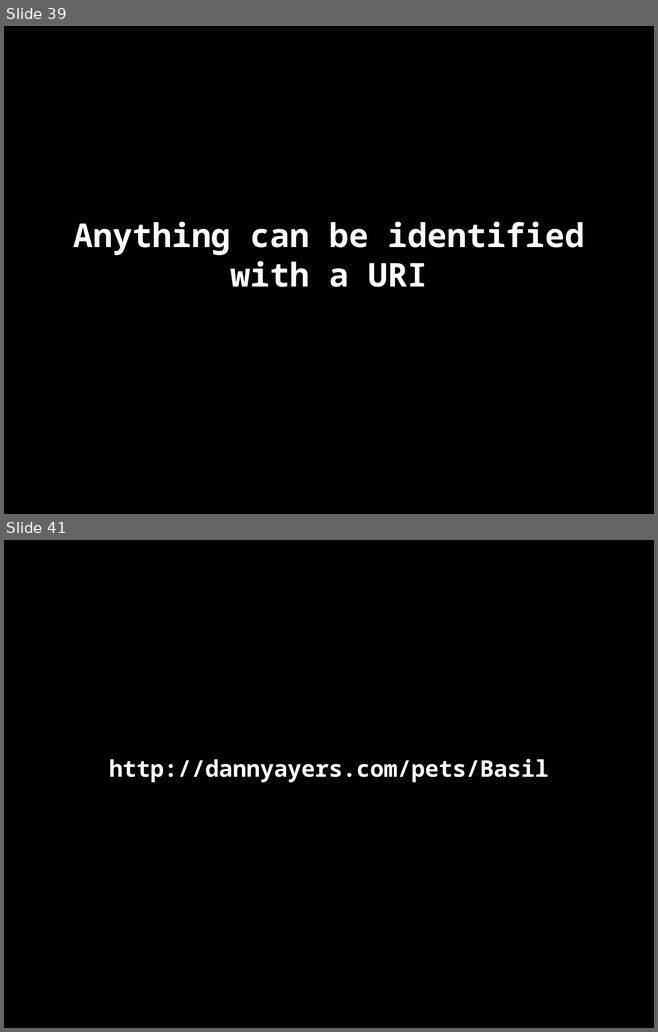
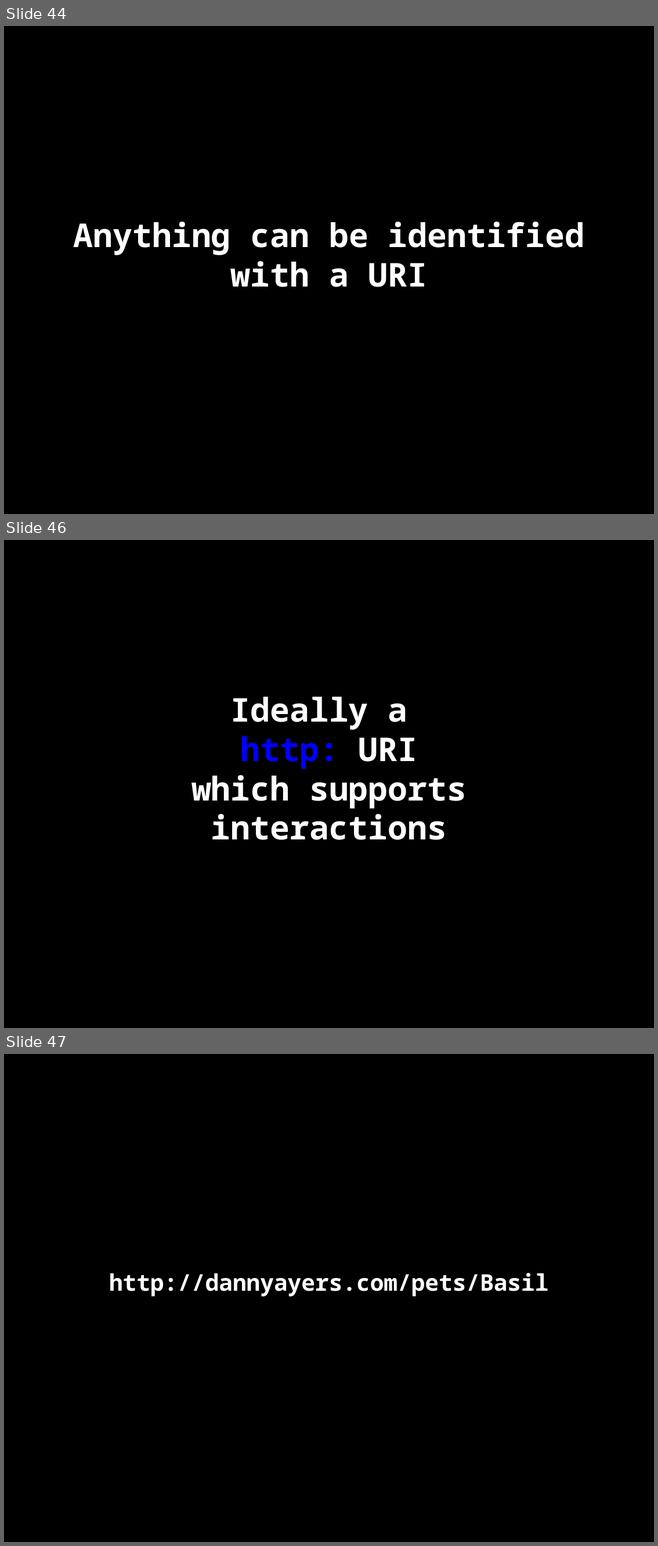
Before and after one commit to danja/hyperdata-2015, a slide deck: docs/salzburg/slides.odp. Shown one above the other, each under a label of ours: slides 39 and 41 before the commit, slides 44, 46 and 47 after it; the slides between them are not shown. The pictures are 658x1032 and 658x1546 pixels, drawn with LibreOffice and Linux fonts; fonts in the diff are those of the drawing. Boxes give left, top, right and bottom in pixels: in the first picture for what was removed or moved away, otherwise in the second. Text is boxed around its words. In the diff, an @@ line names an element or a change of style, - is before the commit and + after.

```diff
--- a/docs/salzburg/slides.odp
+++ b/docs/salzburg/slides.odp
@@ slide 46 added at bbox=[4, 540, 654, 1028], background #000000 @@
@@ subtitle added at bbox=[191, 697, 466, 840], 40 pt, text #FFFFFF, bold @@
+Ideally a
+http: URI
+which supports
+interactions
@@ what was slide 39 is now slide 44 @@
@@ what was slide 41 is now slide 47 @@
```
Also in this commit, not shown: 14 slides changed, 10 other slides added, 11 other files.
